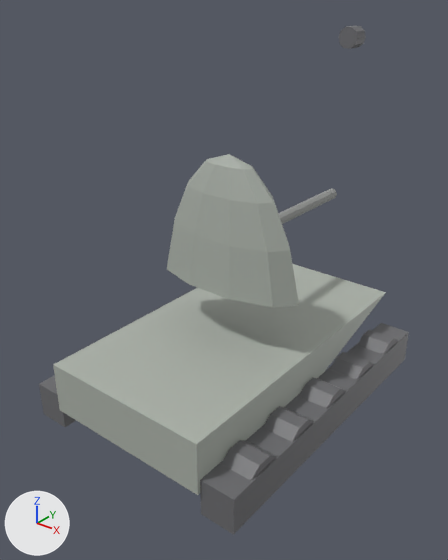
A saved change to the glTF model src/MiVic.Game/Content/Models/Generated/soviet_tank.glb.
Both versions are drawn from a 50 mm lens placed at (6.17, -8.09, 7.23), pointed at (-0.13, -0.23, 2.35). The axes (+X, +Y, +Z) are drawn at lower left. The lights are the same throughout. The older version comes first. Where no turn or scale is listed for an object, it has been applied to the vertices.

Objects in the first picture: 'barrel', 'hull', 'muzzle', 'track_l', 'track_r', 'turret', 'wheel_r01', 'wheel_r02', 'wheel_r03', 'wheel_r04', 'wheel_r05'.
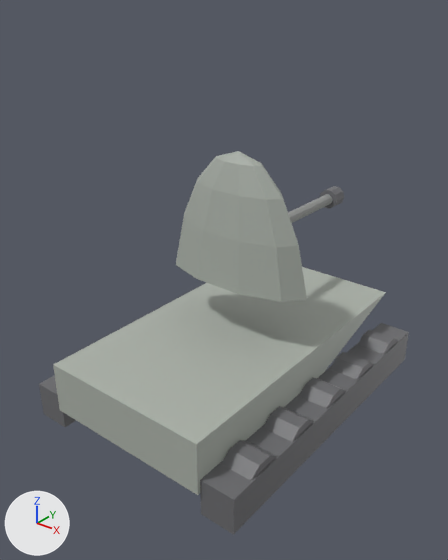
Where the newer file only moved an object's origin or applied its transform, the numbers keep the older frame.

Where the change shows, as pixel boxes (x1, y1, x2, y2) in the pictures (448 x 560 px):
'turret', moved: before (167, 154, 299, 308); after (176, 151, 307, 302)
'barrel', moved: before (279, 188, 337, 224); after (288, 194, 333, 223)
'muzzle', moved: before (339, 26, 366, 49); after (320, 186, 344, 209)

Edits to the bpy script that builds the scene:
```text
Change ob_barrel:
    ob_barrel.location: (0.0, 0.31, 3.1) -> (0.0, 0.31, 3.02)
Change ob_muzzle:
    ob_muzzle.location: (0.0, 0.62, 6.2) -> (0.0, 3.31, 3.02)
Change ob_turret:
    ob_turret.location: (0.0, -0.25, 1.37) -> (0.0, 0.0, 1.37)
```
